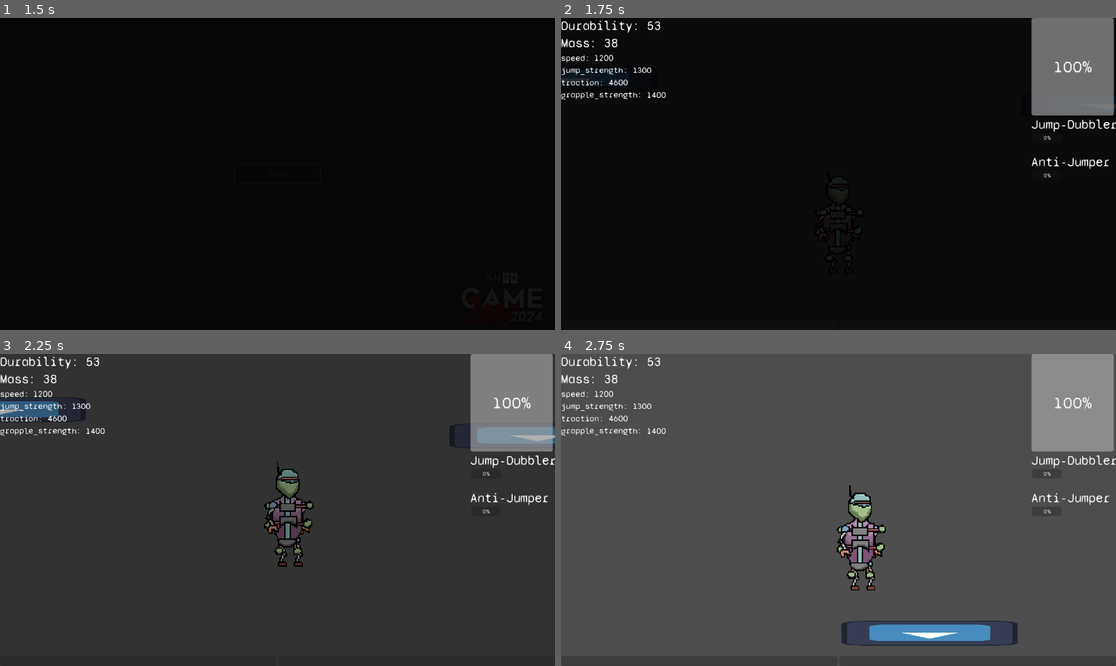
Above: before the commit, frames 1-4 (two rows, left to right).
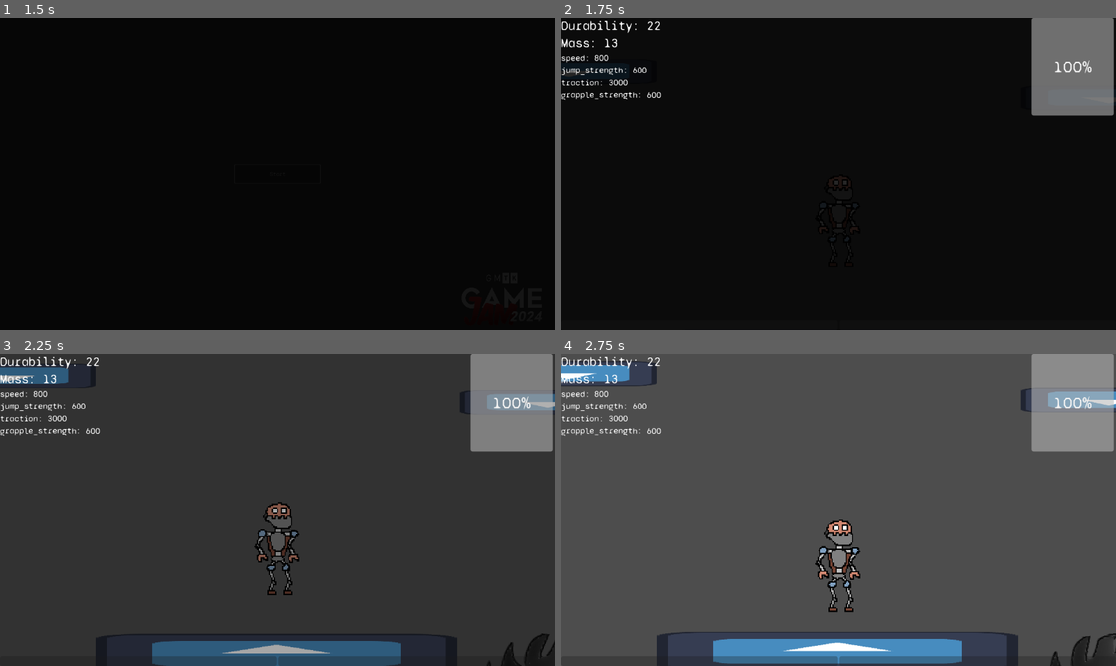
Above: after the commit, the same moments.

Repository: T4R1N/BuiltToScale
Game: Godot game, scene res://Scenes/Main.tscn
The game is run twice, just before and just after one commit, with the same random seed, the same clock (stepped at 60 frames per second) and the same inputs. The engine's default icon, where the game draws it, is replaced by a stand-in: a white triangle on a blue panel in a dark square.
Inputs:
- Up to frame 1 (1.5 s): click "Start" at 0.5 s; click "Start" at 1.25 s
- Up to frame 2 (1.75 s): no input
- Up to frame 3 (2.25 s): hold D (Right) from 2.03 s (still down); hold W (Jump) from 2.03 s (still down)
- Up to frame 4 (2.75 s): keep holding D (Right); keep holding W (Jump)

Frame 1 is identical in both runs. In frame 2, 0.8% of the frame differs, in the area x 0-100%, y 1-79%; in frame 3, 9.4%; in frame 4, 9.9%, in the area x 0-100%, y 1-100%.

Commit message:
stuff and things

Diff:
--- a/Robot/Limbs/Legs/SuperLeg.tres
+++ b/Robot/Limbs/Legs/SuperLeg.tres
@@ -7,7 +7,6 @@
 speed_boost = 200.0
 accel_boost = 800.0
 jump_boost = 300.0
-type = ""
 mass = 5.0
 durability = 8.0
-sprite = NodePath("")
+type = ""
--- a/Scenes/AugInfo.tscn
+++ b/Scenes/AugInfo.tscn
@@ -1,7 +1,7 @@
 [gd_scene load_steps=3 format=3 uid="uid://byf5eu43xikv7"]
 
 [ext_resource type="Script" path="res://Scenes/AugInfo.gd" id="1_7ymrm"]
-[ext_resource type="Theme" uid="uid://cwpm0manfxk76" path="res://Assets/MainGUI.tres" id="1_miy2a"]
+[ext_resource type="Theme" uid="uid://cwpm0manfxk76" path="res://Assets/tres/MainGUI.tres" id="1_miy2a"]
 
 [node name="AugInfo" type="Control"]
 custom_minimum_size = Vector2(0, 100)
--- /dev/null
+++ b/Scenes/GrabPoint.tscn
@@ -0,0 +1,17 @@
+[gd_scene load_steps=4 format=3 uid="uid://cew6fedv6vq1x"]
+
+[ext_resource type="Texture2D" uid="uid://fs31vkeyprku" path="res://icon.svg" id="1_qj84w"]
+[ext_resource type="Script" path="res://Scripts/GrabPoint.gd" id="1_ql7rr"]
+
+[sub_resource type="RectangleShape2D" id="RectangleShape2D_tkj5l"]
+size = Vector2(128, 128)
+
+[node name="GrabPoint" type="Area2D"]
+script = ExtResource("1_ql7rr")
+
+[node name="CollisionShape2D" type="CollisionShape2D" parent="."]
+shape = SubResource("RectangleShape2D_tkj5l")
+
+[node name="Sprite2D" type="Sprite2D" parent="."]
+modulate = Color(0, 0, 1, 1)
+texture = ExtResource("1_qj84w")
--- a/Scenes/IngameUI.tscn
+++ b/Scenes/IngameUI.tscn
@@ -1,7 +1,7 @@
 [gd_scene load_steps=5 format=3 uid="uid://ca15o1d2nemi6"]
 
 [ext_resource type="Script" path="res://Scripts/IngameUI.gd" id="1_0clcf"]
-[ext_resource type="Theme" uid="uid://cwpm0manfxk76" path="res://Assets/MainGUI.tres" id="1_k8x0y"]
+[ext_resource type="Theme" uid="uid://cwpm0manfxk76" path="res://Assets/tres/MainGUI.tres" id="1_k8x0y"]
 [ext_resource type="Script" path="res://Scripts/AugContainer.gd" id="3_od63x"]
 [ext_resource type="PackedScene" uid="uid://byf5eu43xikv7" path="res://Scenes/AugInfo.tscn" id="4_j0rbh"]
 
--- a/Scenes/Menu.tscn
+++ b/Scenes/Menu.tscn
@@ -1,7 +1,7 @@
 [gd_scene load_steps=4 format=3 uid="uid://b3h4k8vu6qd6f"]
 
 [ext_resource type="Script" path="res://Scripts/Menu.gd" id="1_mb1o1"]
-[ext_resource type="Theme" uid="uid://cwpm0manfxk76" path="res://Assets/MainGUI.tres" id="2_6kxsr"]
+[ext_resource type="Theme" uid="uid://cwpm0manfxk76" path="res://Assets/tres/MainGUI.tres" id="2_6kxsr"]
 [ext_resource type="Texture2D" uid="uid://q4yktb85hpcg" path="res://Assets/gmtk2024-logo.png" id="3_p42c6"]
 
 [node name="Menu" type="Control"]
--- a/Scenes/Player.tscn
+++ b/Scenes/Player.tscn
@@ -7,7 +7,7 @@
 
 [sub_resource type="CapsuleShape2D" id="CapsuleShape2D_5wt18"]
 radius = 41.0
-height = 284.0
+height = 240.0
 
 [node name="Player" type="CharacterBody2D"]
 script = ExtResource("1_wyj45")
--- a/Scenes/Stage.tscn
+++ b/Scenes/Stage.tscn
@@ -2,7 +2,7 @@
 
 [ext_resource type="PackedScene" uid="uid://lbttidtwr61x" path="res://Scenes/Player.tscn" id="1_yy72t"]
 [ext_resource type="PackedScene" uid="uid://bn8d0e3jntyoi" path="res://Scenes/Platform.tscn" id="2_1j0w4"]
-[ext_resource type="Resource" uid="uid://c6mbuv2usj2vh" path="res://Robot/Skeletons/SuperBipedal.tres" id="2_63eqt"]
+[ext_resource type="Resource" uid="uid://ccrvgoqha86lu" path="res://Robot/Skeletons/MakeshiftBipedal.tres" id="2_ge4ut"]
 [ext_resource type="PackedScene" uid="uid://ctf3x6h5lsns6" path="res://Scenes/Camera.tscn" id="3_3c7m6"]
 [ext_resource type="PackedScene" uid="uid://ca15o1d2nemi6" path="res://Scenes/IngameUI.tscn" id="5_6xs6y"]
 [ext_resource type="PackedScene" uid="uid://clnqneypla45e" path="res://Scenes/Sawblade.tscn" id="6_s7ot8"]
@@ -11,7 +11,7 @@
 
 [node name="Player" parent="." instance=ExtResource("1_yy72t")]
 position = Vector2(555, 177)
-skeleton = ExtResource("2_63eqt")
+skeleton = ExtResource("2_ge4ut")
 
 [node name="Platform" parent="." instance=ExtResource("2_1j0w4")]
 position = Vector2(552, 584)
--- /dev/null
+++ b/Scripts/GrabPoint.gd
@@ -0,0 +1,11 @@
+extends Area2D
+
+
+# Called when the node enters the scene tree for the first time.
+func _ready():
+	pass # Replace with function body.
+
+
+# Called every frame. 'delta' is the elapsed time since the previous frame.
+func _physics_process(delta):
+	pass
--- a/Scripts/Player.gd
+++ b/Scripts/Player.gd
@@ -8,7 +8,7 @@
 var additional_jumps = num_jumps
 var time_since_jump = INF
 var time_since_grounded = INF
-var JUMP_VELOCITY = -700.0
+var JUMP_VELOCITY = -600.0
 
 var gravity = 1600
 
@@ -18,9 +18,9 @@
 var cur_grap: float
 var hp: float
 
-var can_move_in_air = true # For use with augments
+var can_move_in_air = false # For use with augments
 var can_walk_to_climb = false # Spiderbody
-var cancel_jump = true
+var cancel_jump = false
 
 @onready var mass = skeleton.mass
 @onready var max_hp = skeleton.durability
@@ -80,10 +80,10 @@
 
 	# Gravity
 	if !is_on_floor():
-		if Input.is_action_pressed("Jump") and velocity.y < 0:
-			gravity = 1100
-		else:
-			gravity = 1600
+		#if Input.is_action_pressed("Jump") and velocity.y < 0:
+			#gravity = 1200
+		#else:
+			#gravity = 1600
 		velocity.y += gravity * delta
 		time_since_grounded += delta
 	else:
@@ -103,9 +103,9 @@
 		additional_jumps -= 1
 		velocity.y = JUMP_VELOCITY
 
-
+		# Jump cancel
 	if cancel_jump and velocity.y < 0 and !Input.is_action_pressed("Jump"): # Does not execute if falling; only activates if cancelling a jump
-		velocity.y -= JUMP_VELOCITY * delta
+		velocity.y -= JUMP_VELOCITY * 4 * delta
 
 	# Acceleration and deceleration
 	if is_on_floor():
--- a/Scripts/camera.gd
+++ b/Scripts/camera.gd
@@ -15,8 +15,10 @@
 	var dirTowards = global_position.direction_to(target.get_global_position() + camOffset)
 	var distTo = global_position.distance_to(target.get_global_position() + camOffset)
 
-	velocity *= 0.8
+	velocity *= 0.8 #damp isnt based on delta because its annoying to do that
 	velocity += dirTowards * camSpeed * distTo * delta
-
-	# basically move_and_slide() but not
-	global_position += velocity
+	if target.is_on_floor():
+		# basically move_and_slide() but not
+		global_position += velocity
+	else:
+		global_position = lerp(global_position, target.get_global_position() + camOffset, .2)
--- a/project.godot
+++ b/project.godot
@@ -35,9 +35,13 @@
 }
 Jump={
 "deadzone": 0.5,
+"events": [Object(InputEventKey,"resource_local_to_scene":false,"resource_name":"","device":-1,"window_id":0,"alt_pressed":false,"shift_pressed":false,"ctrl_pressed":false,"meta_pressed":false,"pressed":false,"keycode":0,"physical_keycode":87,"key_label":0,"unicode":119,"echo":false,"script":null)
+, Object(InputEventKey,"resource_local_to_scene":false,"resource_name":"","device":-1,"window_id":0,"alt_pressed":false,"shift_pressed":false,"ctrl_pressed":false,"meta_pressed":false,"pressed":false,"keycode":0,"physical_keycode":4194320,"key_label":0,"unicode":0,"echo":false,"script":null)
+]
+}
+Grab={
+"deadzone": 0.5,
 "events": [Object(InputEventKey,"resource_local_to_scene":false,"resource_name":"","device":-1,"window_id":0,"alt_pressed":false,"shift_pressed":false,"ctrl_pressed":false,"meta_pressed":false,"pressed":false,"keycode":0,"physical_keycode":32,"key_label":0,"unicode":32,"echo":false,"script":null)
-, Object(InputEventKey,"resource_local_to_scene":false,"resource_name":"","device":-1,"window_id":0,"alt_pressed":false,"shift_pressed":false,"ctrl_pressed":false,"meta_pressed":false,"pressed":false,"keycode":0,"physical_keycode":87,"key_label":0,"unicode":119,"echo":false,"script":null)
-, Object(InputEventKey,"resource_local_to_scene":false,"resource_name":"","device":-1,"window_id":0,"alt_pressed":false,"shift_pressed":false,"ctrl_pressed":false,"meta_pressed":false,"pressed":false,"keycode":0,"physical_keycode":4194320,"key_label":0,"unicode":0,"echo":false,"script":null)
 ]
 }
 
Renamed: Assets/MainGUI.tres -> Assets/tres/MainGUI.tres
